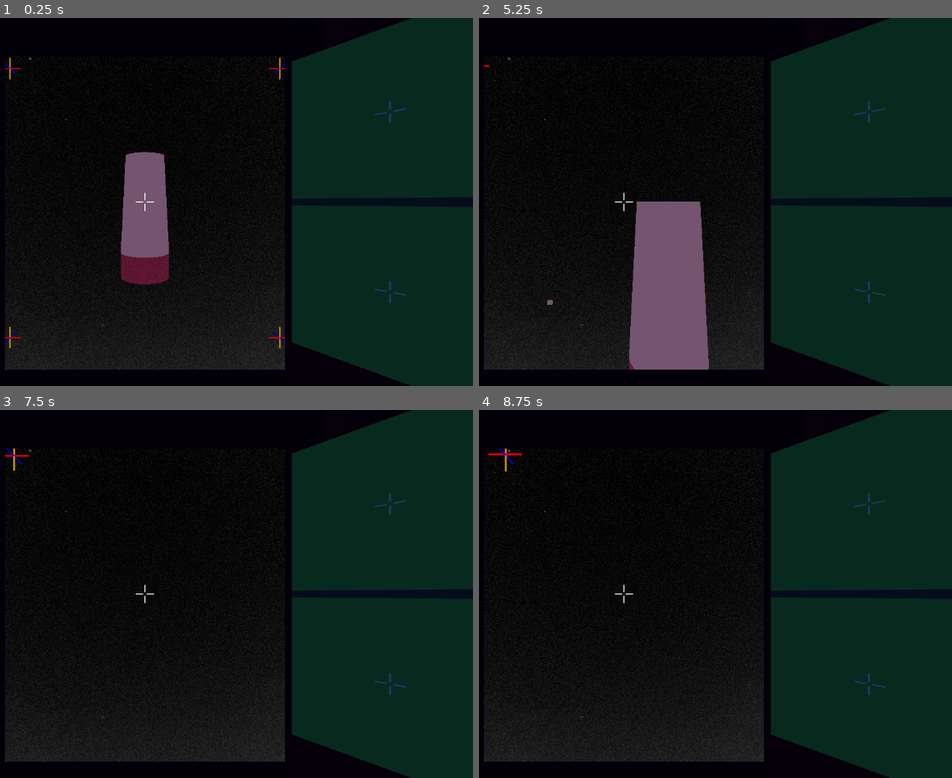
Above: before the commit, frames 1-4 (two rows, left to right).
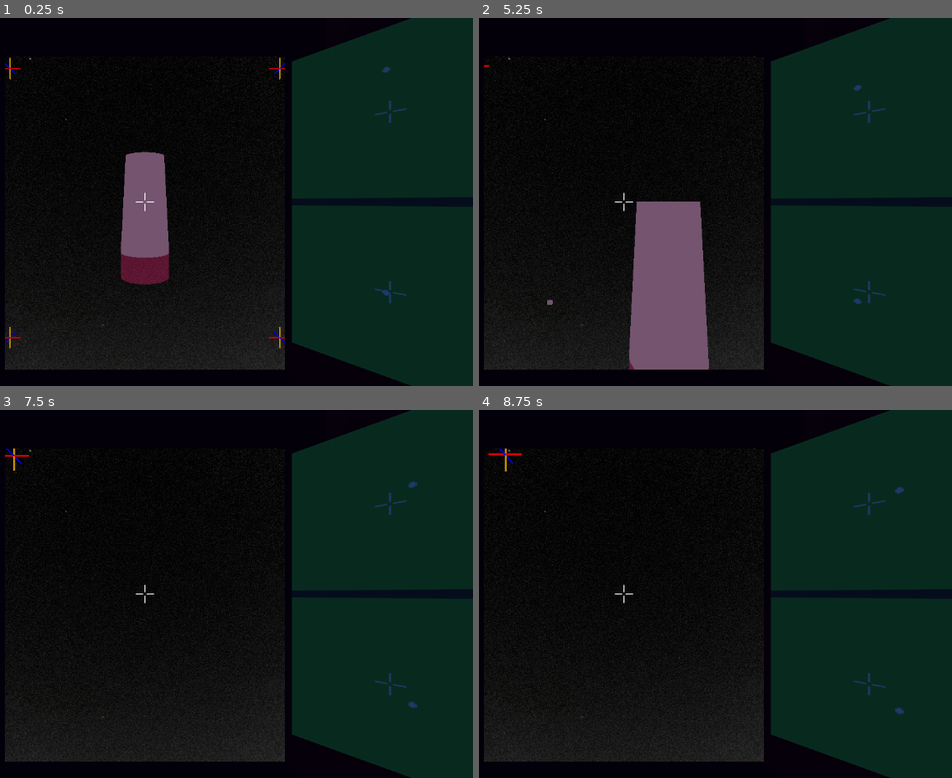
Above: after the commit, the same moments.

Repository: Wake1st/SpaceFlyer
Game: Godot game, scene res://level/space.tscn
Same seed, same stepped clock (60 frames per second), same inputs: the game is played once before the commit and once after it.
Inputs:
- Up to frame 1 (0.25 s): no input
- Up to frame 2 (5.25 s): tap Enter at 0.5 s; hold W (forward) 0.53-1.28 s; tap F (action) at 0.6, 1.55, 3.05, 4.35 s; tap Space (grab) at 0.8, 1.35, 2.3, 3.8 s; hold S (backward) 1.28-2.03 s; tap R (reset_level) at 2 s; hold Keypad 8 (a-pitch) 2.03-2.78 s; hold W (forward) 2.03-3.53 s; tap Keypad 6 (a-roll) at 2.85 s; hold D (a_yaw) 3.53-4.28 s; hold Keypad 4 (left) 3.53-5.03 s; hold S (backward) from 5.03 s (still down); tap Shift (control_mode_swap) at 5.1 s
- Up to frame 3 (7.5 s): tap Space (grab) at 5.3, 5.85, 6.8 s; release S (backward) at 5.78 s; hold W (forward) from 5.78 s (still down); tap F (action) at 6.05 s; tap Q (look_left) at 6.6 s; tap R (reset_level) at 7.25 s; tap E (look_right) at 7.35 s
- Up to frame 4 (8.75 s): tap F (action) at 7.55 s; tap R (reset_level) at 8 s; release W (forward) at 8.03 s; hold S (backward) from 8.03 s (still down); hold X (stop_rotation) from 8.03 s (still down); tap Space (grab) at 8.3 s

The runs differ from the first frame. In frame 1, less than 0.1% of the frame differs, in the area x 80-83%, y 13-76%; in frame 2, less than 0.1%; in frame 3, less than 0.1%; in frame 4, less than 0.1%, in the area x 87-90%, y 20-83%.
Error before the commit: Attempt to call function 'reset_items' in base 'null instance' on a null instance. (res://vehicle/vehicle.gd:141)

Commit message:
items leave and enter the radar properly

Diff:
--- a/hardware/radar_antena/radar_antena.gd
+++ b/hardware/radar_antena/radar_antena.gd
@@ -13,10 +13,23 @@
 	print("reset items: ", items)
 
 
+func add_item(i: RigidBody3D):
+	items.push_back(i)
+
+
+func remove_item(i:RigidBody3D):
+	var index = items.find(i)
+	if (index > -1):
+		items.remove_at(index)
+
+
 func _physics_process(_delta):
 	coords.clear()
 
 	for item in items:
+		if (item == null):
+			continue
+
 #		print("item: ", item)
 		var originToItem = item.global_position - global_position
 		var local = transform.basis * originToItem
@@ -30,4 +43,5 @@
 
 		coords.push_back(coord)
 
-		emit_signal("received_item_coords", coords)
+
+	emit_signal("received_item_coords", coords)
--- a/level/space.tscn
+++ b/level/space.tscn
@@ -59,5 +59,6 @@
 script = ExtResource("5_2gvga")
 ship = NodePath("../Ship")
 
+[connection signal="received_item" from="Ship" to="Vehicle" method="_on_ship_received_item"]
 [connection signal="win_game" from="Ship" to="LevelManager" method="_on_ship_win_game"]
 [connection signal="reset_level" from="DebrisSpawner" to="Vehicle" method="_on_debris_spawner_reset_level"]
--- a/ship/ship.gd
+++ b/ship/ship.gd
@@ -1,6 +1,7 @@
 extends Node3D
 
 
+signal received_item(body:RigidBody3D)
 signal win_game
 
 
@@ -14,6 +15,7 @@
 		print("vehicle entered")
 		body.move(%VehiclePort.transform)
 	else:
+		emit_signal("received_item", body)
 		body.queue_free()
 
 		collectedCount += 1
--- a/vehicle/vehicle.gd
+++ b/vehicle/vehicle.gd
@@ -18,6 +18,7 @@
 var dock:Transform3D
 
 var deb
+
 
 func _ready():
 	deb = preload("res://debris/debris.tscn")
@@ -85,6 +86,8 @@
 			debris.transform.basis = transform.basis
 			debris.angular_velocity = angular_velocity
 			debris.linear_velocity = linear_velocity + tangential_velocity
+
+			%Hardware/RadarAntena.add_item(debris)
 		else:
 			if grabbableBody:
 				grabbing = true
@@ -99,6 +102,7 @@
 				linear_velocity += grabLinVel/mass
 				angular_velocity += grabAngVel/mass
 
+				%Hardware/RadarAntena.remove_item(grabbableBody)
 				grabbableBody.queue_free()
 
 
@@ -139,3 +143,7 @@
 
 func _on_debris_spawner_reset_level(items:Array[RigidBody3D]):
 	%Hardware/RadarAntena.reset_items(items)
+
+
+func _on_ship_received_item(body):
+	$Hardware/RadarAntena.remove_item(body)
--- a/vehicle/vehicle.tscn
+++ b/vehicle/vehicle.tscn
@@ -4,8 +4,8 @@
 [ext_resource type="PackedScene" uid="uid://ls3ccth5saox" path="res://vehicle/space_coffin.glb" id="2_gmysa"]
 [ext_resource type="Script" path="res://vehicle/Controls.gd" id="3_e0mtw"]
 [ext_resource type="PackedScene" uid="uid://dny1y411bhhii" path="res://ui/hud.tscn" id="3_teojl"]
-[ext_resource type="PackedScene" uid="uid://bt3fcus8jnqn8" path="res://hardware/radar/radar_antena.tscn" id="5_lpjwg"]
-[ext_resource type="PackedScene" uid="uid://vs6g5algm37w" path="res://hardware/radar_panel/radar_panel.tscn" id="6_71dma"]
+[ext_resource type="PackedScene" path="res://hardware/radar_panel/radar_panel.tscn" id="6_71dma"]
+[ext_resource type="PackedScene" uid="uid://djrm7fli24150" path="res://hardware/radar_antena/radar_antena.tscn" id="6_wi107"]
 
 [sub_resource type="BoxShape3D" id="BoxShape3D_g6iso"]
 size = Vector3(2, 4, 1.2)
@@ -84,11 +84,11 @@
 [node name="Hardware" type="Node3D" parent="."]
 unique_name_in_owner = true
 
-[node name="RadarAntena" parent="Hardware" instance=ExtResource("5_lpjwg")]
-transform = Transform3D(1, 0, 0, 0, 1, 0, 0, 0, 1, 0, 2, 0)
-
 [node name="RadarPanel" parent="Hardware" instance=ExtResource("6_71dma")]
 transform = Transform3D(0.565685, 0, -0.565685, 0, 0.8, 0, 0.565685, 0, 0.565685, 0.7, 0.9, -0.4)
+
+[node name="RadarAntena" parent="Hardware" instance=ExtResource("6_wi107")]
+transform = Transform3D(1, 0, 0, 0, 1, 0, 0, 0, 1, 0, 2, 0)
 
 [connection signal="body_entered" from="GrabArea" to="." method="_on_area_3d_body_entered"]
 [connection signal="body_exited" from="GrabArea" to="." method="_on_area_3d_body_exited"]
